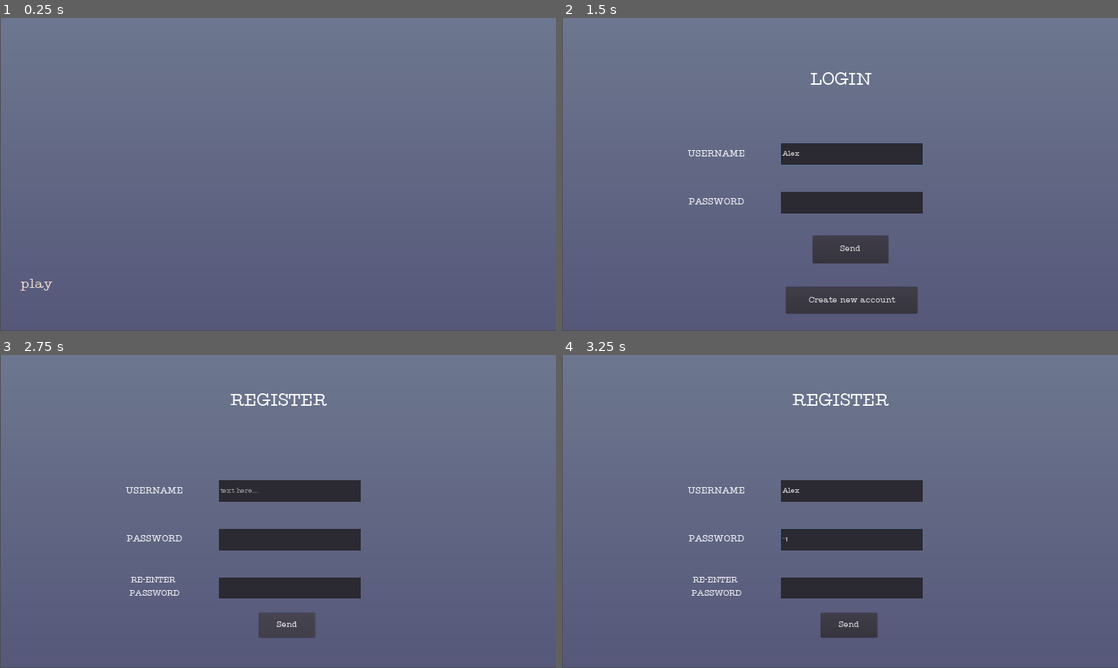
Above: before the commit, frames 1-4 (two rows, left to right).
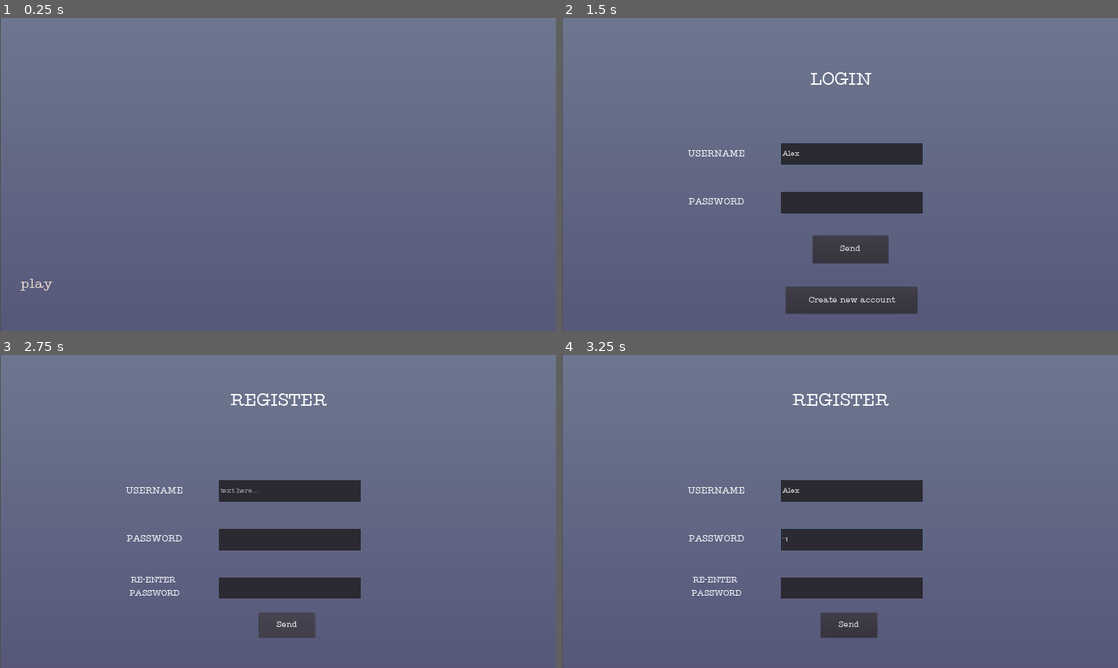
Above: after the commit, the same moments.

Repository: se-rai-na/HPCN-Game
Game: Godot game, scene res://scenes/Main.tscn
Same seed, same stepped clock (60 frames per second), same inputs: the game is played once before the commit and once after it.
Inputs (mouse positions are in pixels of both pictures, inside the frame that each line leads up to):
- Up to frame 1 (0.25 s): no input
- Up to frame 2 (1.5 s): click "play" at 0.5 s; click (851, 152) at 1.27 s; type "Alex" at 1.35 s
- Up to frame 3 (2.75 s): click (289, 539) at 1.5 s; type "12" at 1.58 s; click "Create new account" at 2 s
- Up to frame 4 (3.25 s): click (851, 489) at 2.77 s; type "Alex" at 2.85 s; click (851, 539) at 3 s; type "12" at 3.08 s; click (851, 586) at 3.23 s

The runs differ from the first frame. In frame 1, 0.2% of the frame differs, in the area x 0-100%, y 99-100%; in frame 2, 0.2%; in frame 3, 0.2%; in frame 4, 0.2%.

Commit message:
Add crown display
Crown signifies that the player has the global highscore in that level.

Diff:
--- a/Network/game_data/highscore_tracker.json
+++ b/Network/game_data/highscore_tracker.json
@@ -1,52 +1 @@
-{
-  "1": {
-    "user": "nina2001",
-    "time": 30,
-    "score": 25
-  },
-  "2": {
-    "user": "",
-    "time": 0,
-    "score": 0
-  },
-  "3": {
-    "user": "",
-    "time": 0,
-    "score": 0
-  },
-  "4": {
-    "user": "",
-    "time": 0,
-    "score": 0
-  },
-  "5": {
-    "user": "",
-    "time": 0,
-    "score": 0
-  },
-  "6": {
-    "user": "",
-    "time": 0,
-    "score": 0
-  },
-  "7": {
-    "user": "",
-    "time": 0,
-    "score": 0
-  },
-  "8": {
-    "user": "",
-    "time": 0,
-    "score": 0
-  },
-  "9": {
-    "user": "",
-    "time": 0,
-    "score": 0
-  },
-  "10": {
-    "user": "",
-    "time": 0,
-    "score": 0
-  }
-}
+{"1":{"user":"nina2001","time":30,"score":25},"2":{"user":"nina2001","time":7,"score":40},"3":{"user":"nina2001","time":15,"score":50},"4":{"user":"","time":0,"score":0},"5":{"user":"","time":0,"score":0},"6":{"user":"","time":0,"score":0},"7":{"user":"","time":0,"score":0},"8":{"user":"","time":0,"score":0},"9":{"user":"","time":0,"score":0},"10":{"user":"","time":0,"score":0}}
--- a/Network/game_data/user_data/nina2001.json
+++ b/Network/game_data/user_data/nina2001.json
@@ -1 +1 @@
-{"1":{"time":30,"score":25},"2":{"time":7,"score":40},"3":{"time":16,"score":50},"4":{"time":23,"score":55},"5":{"time":18,"score":60},"6":{"time":28,"score":65},"7":{"time":29,"score":70},"8":{"time":27,"score":75},"9":{"time":0,"score":0},"10":{"time":0,"score":0}}
+{"1":{"time":30,"score":25},"2":{"time":7,"score":40},"3":{"time":15,"score":50},"4":{"time":23,"score":55},"5":{"time":18,"score":60},"6":{"time":28,"score":65},"7":{"time":29,"score":70},"8":{"time":27,"score":75},"9":{"time":0,"score":0},"10":{"time":0,"score":0}}
--- /dev/null
+++ b/Network/game_data/user_data/rey.json
@@ -0,0 +1 @@
+{"1":{"time":0,"score":0},"2":{"time":0,"score":0},"3":{"time":0,"score":0},"4":{"time":0,"score":0},"5":{"time":0,"score":0},"6":{"time":0,"score":0},"7":{"time":0,"score":0},"8":{"time":0,"score":0},"9":{"time":0,"score":0},"10":{"time":0,"score":0}}
--- a/Network/game_data/user_database.json
+++ b/Network/game_data/user_database.json
@@ -1 +1 @@
-{"nina2001":"try987","lily":"123","lala":"123","khloe":"987","lil":"123"}
+{"nina2001":"try987","lily":"123","lala":"123","khloe":"987","lil":"123","rey":"123"}
--- a/Network/scenes/LevelManager.gd
+++ b/Network/scenes/LevelManager.gd
@@ -9,23 +9,27 @@
 
 #when true, allows playing any level without having to complete the previous one
 var debug = false
-
+#current user logged in
+var user
 #flags for respective level completion
 #unlocks the next level
 #Array that stores bool completion for each level
 var flags = []
 #dictionaries for the check mark nodes and level nodes
-var checkMarks = []
-var levels = []
-#dictionary for the score displat
-var scoreDisplay = []
-var highScore = []
-
+var checkMark_nodes = []
+var level_nodes = []
+var crown_nodes = []
+var scoreDisplay_nodes = []
+var highScore_nodes = []
+#current level
 var level
-#gets username that is used to access file
-
+#dictionary that stores score and time for all the levels
 var level_data
+#file path for user data
 var file_path
+#file path for high score
+var filepath_highscore = "res://game_data/highscore_tracker.json"
+#dictionary for highscore data
 var highscore_data
 
 #there are 10 levels
@@ -53,14 +57,14 @@
 	#var hud = get_node_or_null("HUD")
    # Store references to check mark nodes
 	for i in range(1, max_level+1):
-		checkMarks.append(get_node("CheckMark" + str(i)))
+		checkMark_nodes.append(get_node("CheckMark" + str(i)))
 	# Store references to level nodes
-	for i in range(1, max_level+1):
-		levels.append(get_node("lvl" + str(i)))
+		level_nodes.append(get_node("lvl" + str(i)))
 	#Store references to score display nodes
-	for i in range(1, max_level+1):
-		scoreDisplay.append(get_node("UserScore"+(str(i))))
-		highScore.append(get_node("highScore"+(str(i))))
+		scoreDisplay_nodes.append(get_node("UserScore"+(str(i))))
+		highScore_nodes.append(get_node("highScore"+(str(i))))
+	#Store references to crown display
+		crown_nodes.append(get_node("lvl" + str(i) + "/crown" + str(i)))
 	#Connects to the HUD script in order to get the score values using a glibal signal
 	SignalBus.connect("level_finished", self, "_on_player_value_added", [], CONNECT_ONESHOT)
 
@@ -78,6 +82,7 @@
 #appears when user is successfully logged in
 #or returns to the menu
 func _on_Login_logged_in(username):
+	user = username
 	file_path = "res://game_data/user_data/" + str(username) + ".json"
 	print("LOGGED IN LEVEL SELECTION " + str(username))
 	#if not debug:
@@ -125,14 +130,12 @@
 	level_data = JSON.parse(json_string).result
 	print(level_data) # Print the contents of level_data
 
-#adds level data of newly played levels to the level_data array
+#adds level data of newly played levels to the level_data array -> connects from HUD via SignalBus
 func _on_player_value_added(score, timer, _level):
-	print("PLAYER VALUE ADDED")
-	print(level_data)
-	print("score" + str(score) + "time" + str(timer) + "level" + str(_level))
 	level_data[str(_level)]["time"] = timer
 	level_data[str(_level)]["score"] = score
-	print(level_data)
+	check_highscore(score, timer, _level)
+	#print(level_data)
 	save_dictionary_to_json()
 
 func save_dictionary_to_json():
@@ -152,16 +155,19 @@
 	for i in range (0, flags.size()):
 		if flags[i]:
 			print("flag", i+1, "is true")
-			checkMarks[i].show()
-			levels[i].disabled = false
-			scoreDisplay[i].text = str(level_data[str(i+1)]["score"])
+			checkMark_nodes[i].show()
+			level_nodes[i].disabled = false
+			scoreDisplay_nodes[i].text = str(level_data[str(i+1)]["score"])
 			#var highscore_string = ""
 			var highscore_string = highscore_data[str(i+1)]["user"]
 			if len(highscore_string) != 0:
-				highScore[i].text = str(highscore_data[str(i+1)]["user"]) + ": " + str(highscore_data[str(i+1)]["score"])
+				#shows message of highScore for levels that have been played before
+				highScore_nodes[i].text = str(highscore_data[str(i+1)]["user"]) + ": " + str(highscore_data[str(i+1)]["score"])
 		#make sure the new level does not have a checkmark
 		elif not flags[i] and flags[i - 1]:
-			checkMarks[i-1].hide()
+			checkMark_nodes[i-1].hide()
+	set_crown()
+	set_username()
 	#var user = str(highscore_data["1"]["user"])
 	#var score_user = str(highscore_data["1"]["score"])
 	#$highScore1.text = user + ": " + score_user
@@ -175,6 +181,41 @@
 	file.close()
 	highscore_data = JSON.parse(json_string).result
 	print(highscore_data)
+#checks if recent score is new highscore and adds it to the highscore
+#if that is the case
+func check_highscore(score, timer, _level):
+	if highscore_data[str(_level)]["score"] < score:
+		highscore_data[str(_level)]["user"] = user
+		highscore_data[str(_level)]["score"] = score
+		highscore_data[str(_level)]["time"] = timer
+		save_new_highScore()
+	elif highscore_data[str(_level)]["score"] == score:
+		if highscore_data[str(_level)]["timer"] < timer:
+			highscore_data[str(_level)]["user"] = user
+			highscore_data[str(_level)]["score"] = score
+			highscore_data[str(_level)]["time"] = timer
+			save_new_highScore()
+		else:
+			return
+func save_new_highScore():
+	var json := JSON.print(highscore_data)
+	var file = File.new()
+	if file.open(filepath_highscore, File.WRITE) == OK:
+		file.store_string(json)
+		file.close()
+	else:
+		print("Failed to open file for writing:", file_path)
+#checks if user has the global highscore in a level and
+#makes the crown visible
+func set_crown():
+	for i in range(1, max_level-1 + 1):
+		if highscore_data[str(i)] ["user"] == user:
+			crown_nodes[i-1].show()
+
+
+func set_username():
+	$username.text = "Hi, " + str(user) + "!"
+	$username.show()
 
 #connects to StartScreen :: _ready()
 #returns to the start screen
@@ -186,17 +227,18 @@
 func show_buttons():
 	get_tree().call_group("lvlButtons", "show")
 	get_tree().call_group("UserScore", "show")
-	$highScore1.show()
-	$X.show()
+	get_tree().call_group("HighScore", "show")
 
 func hide_buttons():
 	get_tree().call_group("lvlButtons", "hide")
 	get_tree().call_group("UserScore", "hide")
-	$highScore1.hide()
+	get_tree().call_group("HighScore", "hide")
 	$X.hide()
 
 func hide_checks():
 	get_tree().call_group("checks", "hide")
+	get_tree().call_group("Crown", "hide")
+	$username.hide()
 
 #called by _comp(var level) function in Main node
 func set_flag(_level):
@@ -278,7 +320,7 @@
 	save_dictionary_to_json()
 	level_data = null
 	file_path = null
-	scoreDisplay = null
+
 	hide_buttons()
 	hide_checks()
 	emit_signal("back_pressed")
--- a/Network/scenes/LevelManager.tscn
+++ b/Network/scenes/LevelManager.tscn
@@ -1,8 +1,9 @@
-[gd_scene load_steps=26 format=2]
+[gd_scene load_steps=28 format=2]
 
 [ext_resource path="res://scenes/LevelManager.gd" type="Script" id=1]
 [ext_resource path="res://resources/Type Machine.ttf" type="DynamicFontData" id=2]
 [ext_resource path="res://images/check_mark.png" type="Texture" id=3]
+[ext_resource path="res://images/gradient_gold_royal_crown_v2 2.png" type="Texture" id=4]
 
 [sub_resource type="DynamicFont" id=1]
 size = 30
@@ -92,17 +93,20 @@
 size = 20
 font_data = ExtResource( 2 )
 
+[sub_resource type="DynamicFont" id=23]
+size = 30
+font_data = ExtResource( 2 )
+
 [node name="LevelSelectionScreen" type="Node"]
 script = ExtResource( 1 )
 
 [node name="logout" type="Button" parent="." groups=["lvlButtons"]]
-anchor_left = 0.036
-anchor_right = 0.167
-anchor_bottom = 0.357
-margin_left = -0.120003
-margin_top = 58.0
-margin_right = -0.640015
-margin_bottom = -276.56
+anchor_right = 1.0
+anchor_bottom = 1.0
+margin_left = 1603.0
+margin_top = 61.0
+margin_right = -66.0
+margin_bottom = -968.0
 custom_fonts/font = SubResource( 1 )
 text = "logout"
 
@@ -114,6 +118,12 @@
 custom_fonts/font = SubResource( 1 )
 text = "DEMO"
 
+[node name="crown1" type="Sprite" parent="lvl1" groups=["Crown"]]
+position = Vector2( 3.0002, -10.0001 )
+rotation = -0.528835
+scale = Vector2( 0.00675, 0.0119736 )
+texture = ExtResource( 4 )
+
 [node name="lvl2" type="Button" parent="." groups=["lvlButtons"]]
 margin_left = 448.0
 margin_top = 264.0
@@ -122,6 +132,12 @@
 custom_fonts/font = SubResource( 1 )
 text = "LEVEL 2"
 
+[node name="crown2" type="Sprite" parent="lvl2" groups=["Crown"]]
+position = Vector2( 3.0002, -10.0001 )
+rotation = -0.528835
+scale = Vector2( 0.00675, 0.0119736 )
+texture = ExtResource( 4 )
+
 [node name="lvl3" type="Button" parent="." groups=["lvlButtons"]]
 margin_left = 833.0
 margin_top = 262.0
@@ -130,6 +146,12 @@
 custom_fonts/font = SubResource( 1 )
 text = "LEVEL 3"
 
+[node name="crown3" type="Sprite" parent="lvl3" groups=["Crown"]]
+position = Vector2( 3.0002, -10.0001 )
+rotation = -0.528835
+scale = Vector2( 0.00675, 0.0119736 )
+texture = ExtResource( 4 )
+
 [node name="lvl4" type="Button" parent="." groups=["lvlButtons"]]
 margin_left = 1216.0
 margin_top = 264.0
@@ -138,6 +160,12 @@
 custom_fonts/font = SubResource( 1 )
 text = "LEVEL 4"
 
+[node name="crown4" type="Sprite" parent="lvl4" groups=["Crown"]]
+position = Vector2( 3.0002, -10.0001 )
+rotation = -0.528835
+scale = Vector2( 0.00675, 0.0119736 )
+texture = ExtResource( 4 )
+
 [node name="lvl5" type="Button" parent="." groups=["lvlButtons"]]
 margin_left = 1600.0
 margin_top = 264.0
@@ -146,6 +174,12 @@
 custom_fonts/font = SubResource( 1 )
 text = "LEVEL 5"
 
+[node name="crown5" type="Sprite" parent="lvl5" groups=["Crown"]]
+position = Vector2( 3.0002, -10.0001 )
+rotation = -0.528835
+scale = Vector2( 0.00675, 0.0119736 )
+texture = ExtResource( 4 )
+
 [node name="lvl6" type="Button" parent="." groups=["lvlButtons"]]
 margin_left = 64.0
 margin_top = 712.0
@@ -154,6 +188,12 @@
 custom_fonts/font = SubResource( 1 )
 text = "LEVEL 6"
 
+[node name="crown6" type="Sprite" parent="lvl6" groups=["Crown"]]
+position = Vector2( 3.0002, -10.0001 )
+rotation = -0.528835
+scale = Vector2( 0.00675, 0.0119736 )
+texture = ExtResource( 4 )
+
 [node name="lvl7" type="Button" parent="." groups=["lvlButtons"]]
 margin_left = 448.0
 margin_top = 712.0
@@ -162,6 +202,12 @@
 custom_fonts/font = SubResource( 1 )
 text = "LEVEL 7"
 
+[node name="crown7" type="Sprite" parent="lvl7" groups=["Crown"]]
+position = Vector2( 3.0002, -10.0001 )
+rotation = -0.528835
+scale = Vector2( 0.00675, 0.0119736 )
+texture = ExtResource( 4 )
+
 [node name="lvl8" type="Button" parent="." groups=["lvlButtons"]]
 margin_left = 832.0
 margin_top = 708.0
@@ -170,6 +216,12 @@
 custom_fonts/font = SubResource( 1 )
 text = "LEVEL 8"
 
+[node name="crown8" type="Sprite" parent="lvl8" groups=["Crown"]]
+position = Vector2( 3.0002, -10.0001 )
+rotation = -0.528835
+scale = Vector2( 0.00675, 0.0119736 )
+texture = ExtResource( 4 )
+
 [node name="lvl9" type="Button" parent="." groups=["lvlButtons"]]
 margin_left = 1216.0
 margin_top = 706.0
@@ -178,6 +230,12 @@
 custom_fonts/font = SubResource( 1 )
 text = "LEVEL 9"
 
+[node name="crown9" type="Sprite" parent="lvl9" groups=["Crown"]]
+position = Vector2( 3.0002, -10.0001 )
+rotation = -0.528835
+scale = Vector2( 0.00675, 0.0119736 )
+texture = ExtResource( 4 )
+
 [node name="lvl10" type="Button" parent="." groups=["lvlButtons"]]
 margin_left = 1600.0
 margin_top = 712.0
@@ -186,11 +244,18 @@
 custom_fonts/font = SubResource( 1 )
 text = "LEVEL 10"
 
+[node name="crown10" type="Sprite" parent="lvl10" groups=["Crown"]]
+position = Vector2( 3.0002, -10.0001 )
+rotation = -0.528835
+scale = Vector2( 0.00675, 0.0119736 )
+texture = ExtResource( 4 )
+
 [node name="X" type="Button" parent="."]
-margin_left = 1792.0
-margin_top = 64.0
-margin_right = 1856.0
-margin_bottom = 128.0
+visible = false
+margin_left = 1657.0
+margin_top = 878.0
+margin_right = 1721.0
+margin_bottom = 942.0
 custom_fonts/font = SubResource( 2 )
 text = "X"
 
@@ -498,6 +563,17 @@
 margin_bottom = -132.0
 rect_pivot_offset = Vector2( -283, 102 )
 custom_fonts/font = SubResource( 22 )
+align = 1
+valign = 1
+
+[node name="username" type="Label" parent="."]
+anchor_right = 1.0
+anchor_bottom = 1.0
+margin_left = 68.0
+margin_top = 81.0
+margin_right = -1607.0
+margin_bottom = -947.0
+custom_fonts/font = SubResource( 23 )
 align = 1
 valign = 1
 
--- a/Network/scenes/Main.tscn
+++ b/Network/scenes/Main.tscn
@@ -14,10 +14,9 @@
 [node name="background" type="TextureRect" parent="."]
 anchor_right = 1.0
 anchor_bottom = 0.998
-margin_left = 2.0
-margin_top = -2.0
-margin_right = 2.0
-margin_bottom = 0.159912
+margin_left = 3.0
+margin_right = 3.0
+margin_bottom = 2.15991
 texture = ExtResource( 4 )
 
 [node name="Login" parent="." instance=ExtResource( 2 )]
Binary file added: Network/images/gradient_gold_royal_crown.png
Not shown, added: Network/images/gradient_gold_royal_crown.png.import
Binary file added: Network/images/gradient_gold_royal_crown_v2 2.png
Not shown, added: Network/images/gradient_gold_royal_crown_v2 2.png.import
Not shown, changed: Network/game_data/.DS_Store
Not shown, added: Network/images/.DS_Store
